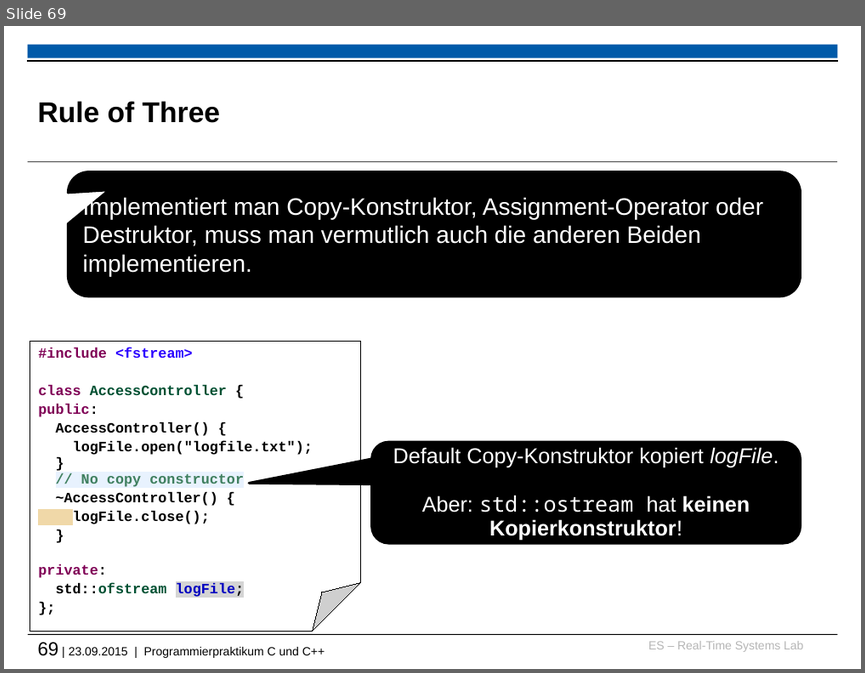
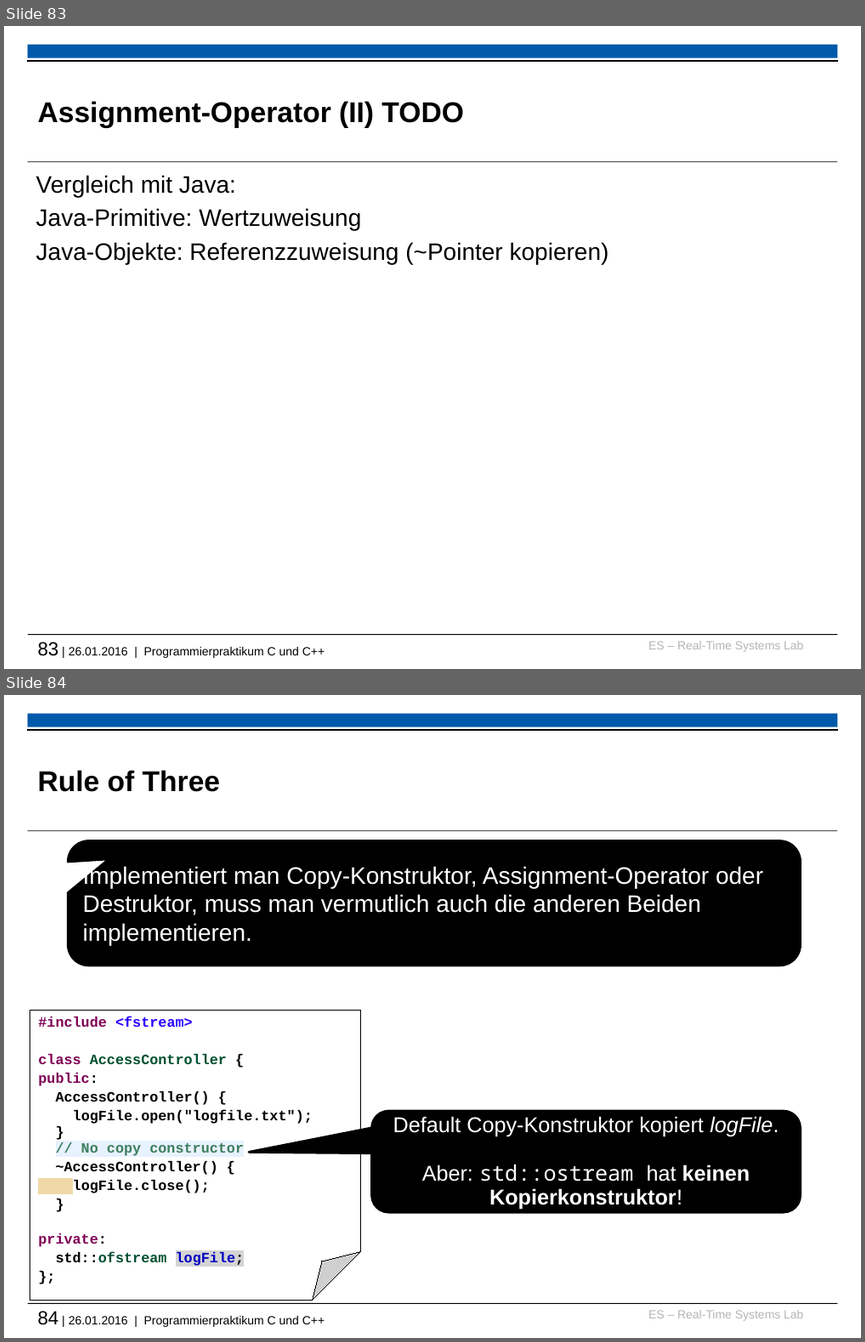
Before and after one commit to h82k/tud-cppp, a slide deck: cppp_lecture.pptx. Shown one above the other, each under a label of ours: slide 69 before the commit, slides 83 and 84 after it. The pictures are 865x673 and 865x1342 pixels, drawn with LibreOffice and Linux fonts; fonts in the diff are those of the drawing; background and template pictures are left out. Boxes give left, top, right and bottom in pixels: in the first picture for what was removed or moved away, otherwise in the second. Text is boxed around its words. In the diff, an @@ line names an element or a change of style, - is before the commit and + after.

```diff
--- a/cppp_lecture.pptx
+++ b/cppp_lecture.pptx
@@ slide 83 added at [4, 26, 861, 669], background #FFFFFF; not listed: 6 template elements that a slide beside it also shows @@
@@ title added at [38, 101, 463, 128], 24 pt, text #000000, bold @@
+Assignment-Operator (II) TODO
@@ text added at [36, 175, 609, 264], 20 pt, text #000000 @@
+Vergleich mit Java:
+Java-Primitive: Wertzuweisung
+Java-Objekte: Referenzzuweisung (~Pointer kopieren)
@@ what was slide 69 is now slide 84 @@
@@ text at [38, 1310, 324, 1327]: text changed @@
-69 | 23.09.2015 | Programmierpraktikum C und C++
+84 | 26.01.2016 | Programmierpraktikum C und C++
```
Also in this commit, not shown: 6 slides changed, 16 other slides added, 1 other file.
